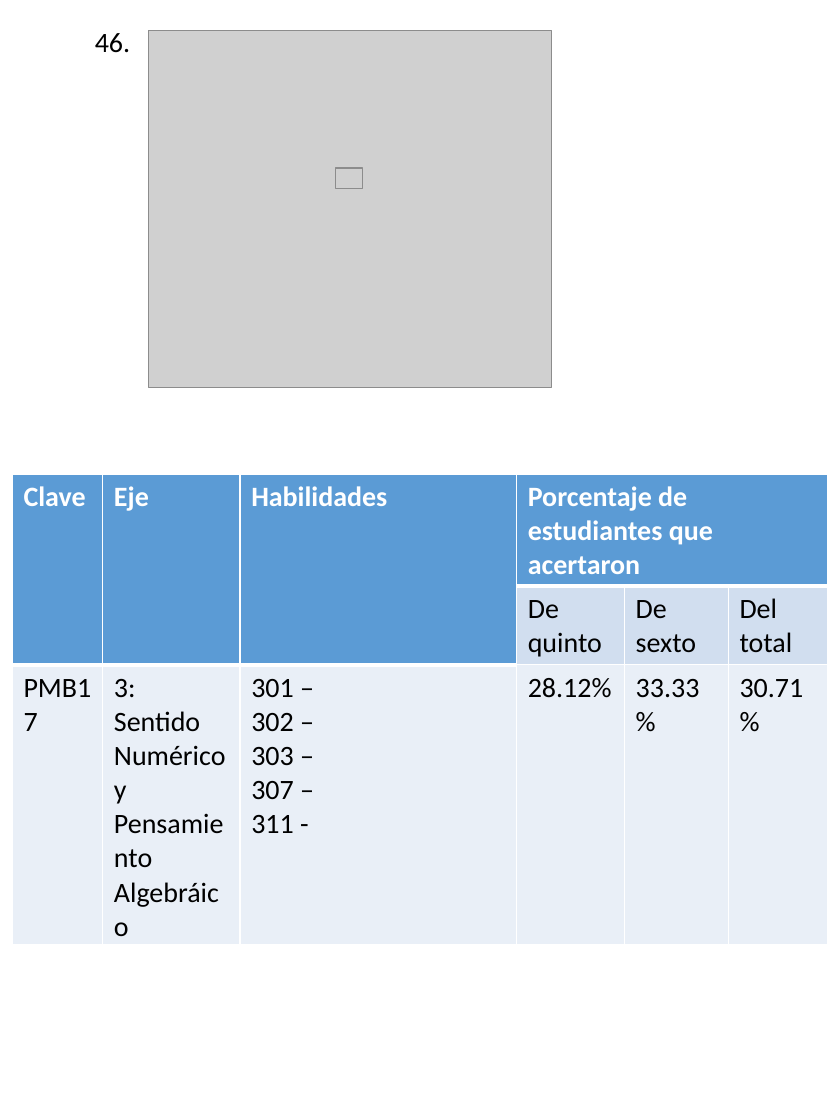
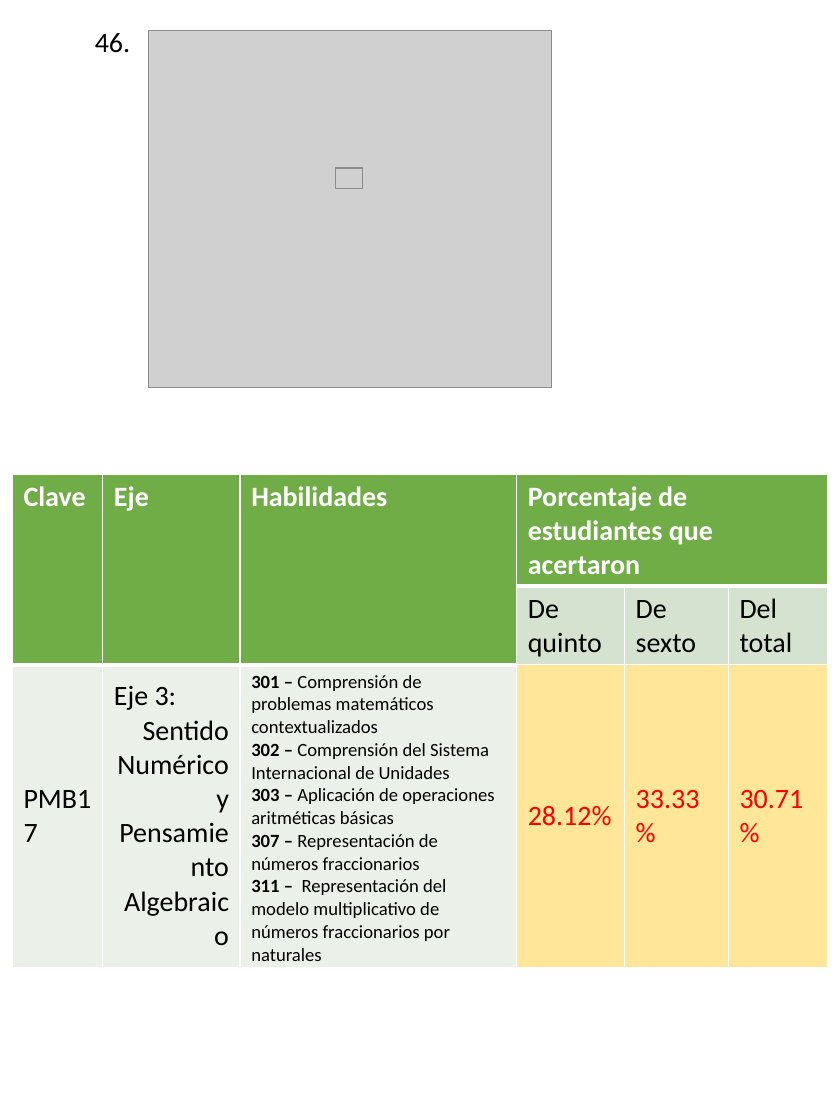
Before and after one commit to Adrifelcha/afchavez-019, a slide deck: slide 51 of Lancaster/Reporte_02_Q-Preliminar/Info_per_Item.pptx (slide 50 before the commit). Drawn at 840x1120 pixels with LibreOffice and Linux fonts; fonts in the diff are those of the drawing; grey boxes stand for pictures. Boxes give left, top, right and bottom in pixels: in the first picture for what was removed or moved away, otherwise in the second. Text is boxed around its words. In the diff, an @@ line names an element or a change of style, - is before the commit and + after.

```diff
--- a/Lancaster/Reporte_02_Q-Preliminar/Info_per_Item.pptx
+++ b/Lancaster/Reporte_02_Q-Preliminar/Info_per_Item.pptx
@@ table at (12, 474, 829, 965) @@
-row 3, column 2: 3: / Sentido Numérico y Pensamiento Algebráico
+row 3, column 2: Eje 3: / Sentido Numérico y Pensamiento Algebraico
-row 3, column 3: 301 – / 302 – / 303 – / 307 – / 311 -
+row 3, column 3: 301 – Comprensión de problemas matemáticos contextualizados / 302 – Comprensión del Sistema Internacional de Unidades / 303 – Aplicación de operaciones aritméticas básicas / 307 – Representación de números fraccionarios / 311 – Representación del modelo multiplicativo de números fraccionarios por naturales
@@ fill #5B9BD5 to #70AD47 in 4 cells @@
@@ fill #D2DEEF to #D5E3CF in 3 cells @@
@@ fill #EAEFF7 to #EBF1E9 in 3 cells @@
@@ fill #EAEFF7 to #FFE699 in 3 cells @@
@@ text colour #000000 to #FF0000 in "28.12%", "33.33%", "30.71%" @@
```
Also in this commit, not shown: 45 other slides changed, 1 slide added, 3 other files.
